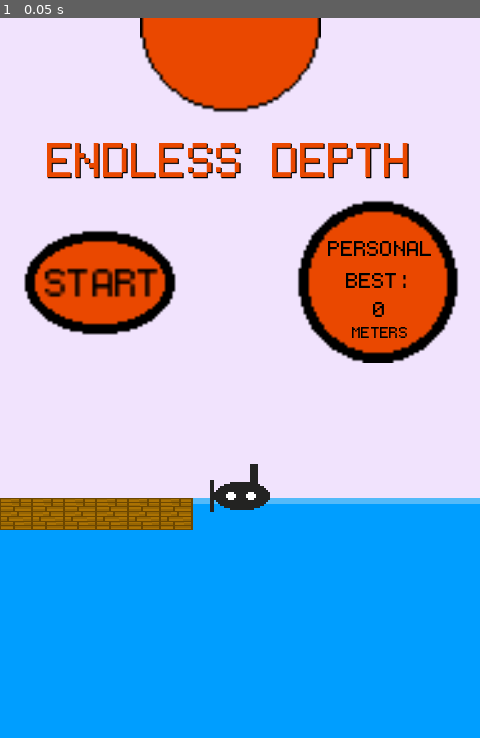
Above: before the commit, frame 1.
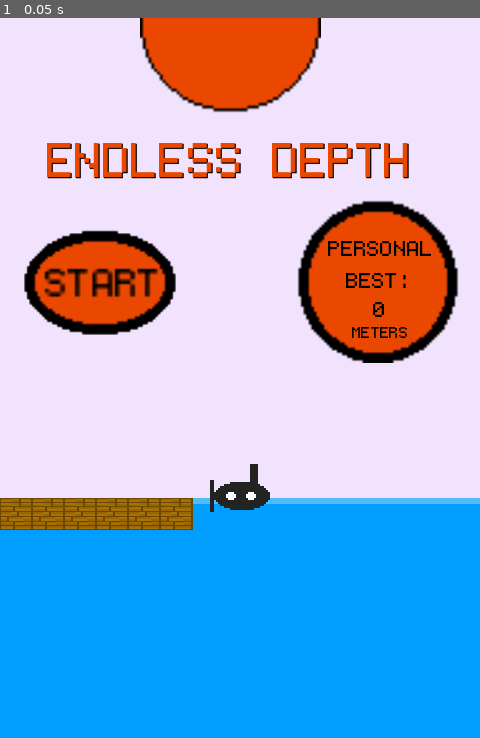
Above: after the commit, the same moment.

Repository: seb-navarro/Endless_Depth
Game: Godot game, scene res://Menu/Menu.tscn
The game is run twice, just before and just after one commit, with the same random seed, the same clock (stepped at 60 frames per second) and the same inputs.
Inputs:
- Up to frame 1 (0.05 s): no input

The runs differ from the first frame. In frame 1, 0.2% of the frame differs, in the area x 5-37%, y 29-45%.

Commit message:
fixed start button glitch

Diff:
--- a/Menu/Menu.tscn
+++ b/Menu/Menu.tscn
@@ -162,12 +162,34 @@
 uppercase = true
 
 [node name="StartButton" type="TouchScreenButton" parent="."]
+z_index = 1
 position = Vector2(20, 181)
 scale = Vector2(2.5, 2.5)
 texture_normal = ExtResource("3_hbhmf")
 texture_pressed = ExtResource("10_80bl0")
 
 [node name="StartLabel" type="Label" parent="StartButton"]
+anchors_preset = -1
+anchor_left = 0.15
+anchor_top = 0.333
+anchor_right = 0.884
+anchor_bottom = 0.666
+offset_top = 0.288
+offset_right = 0.0239906
+offset_bottom = -0.0240021
+theme_override_colors/font_color = Color(0, 0, 0, 1)
+theme_override_colors/font_outline_color = Color(0, 0, 0, 1)
+theme_override_fonts/font = ExtResource("7_h5yxf")
+theme_override_font_sizes/font_size = 25
+text = "START"
+uppercase = true
+
+[node name="StartButtonDisabled" type="TouchScreenButton" parent="."]
+position = Vector2(20, 181)
+scale = Vector2(2.5, 2.5)
+texture_normal = ExtResource("3_hbhmf")
+
+[node name="StartLabelDisabled" type="Label" parent="StartButtonDisabled"]
 anchors_preset = -1
 anchor_left = 0.15
 anchor_top = 0.333
@@ -252,11 +274,13 @@
 uppercase = true
 
 [node name="MenuTimer" type="Timer" parent="."]
-wait_time = 5.0
+wait_time = 3.5
+one_shot = true
 
 [node name="Subamrine" type="AnimatedSprite2D" parent="."]
 position = Vector2(240, 470)
 sprite_frames = SubResource("SpriteFrames_3f7tx")
 animation = &"subamrine_menu"
 
-[connection signal="pressed" from="StartButton" to="." method="_on_start_button_pressed"]
+[connection signal="released" from="StartButton" to="." method="_on_start_button_released"]
+[connection signal="timeout" from="MenuTimer" to="." method="_on_menu_timer_timeout"]
--- a/Menu/menu.gd
+++ b/Menu/menu.gd
@@ -1,16 +1,25 @@
 extends Control
 
+var pressed
+var movement = 100
 
 # Called when the node enters the scene tree for the first time.
 func _ready() -> void:
 	$Subamrine.play("subamrine_menu")
+	pressed = false
 
 # Called every frame. 'delta' is the elapsed time since the previous frame.
 func _process(delta: float) -> void:
-	pass
+	if pressed == true:
+		$Subamrine.position.y += movement * delta
+		$Subamrine.speed_scale = 10
 
 
+func _on_menu_timer_timeout() -> void:
+	get_tree().change_scene_to_file("res://Main/Main.tscn")
 
 
-func _on_start_button_pressed() -> void:
-	get_tree().change_scene_to_file("res://Main/Main.tscn")
+func _on_start_button_released() -> void:
+	$MenuTimer.start()
+	pressed = true
+	$StartButton.visible = false
